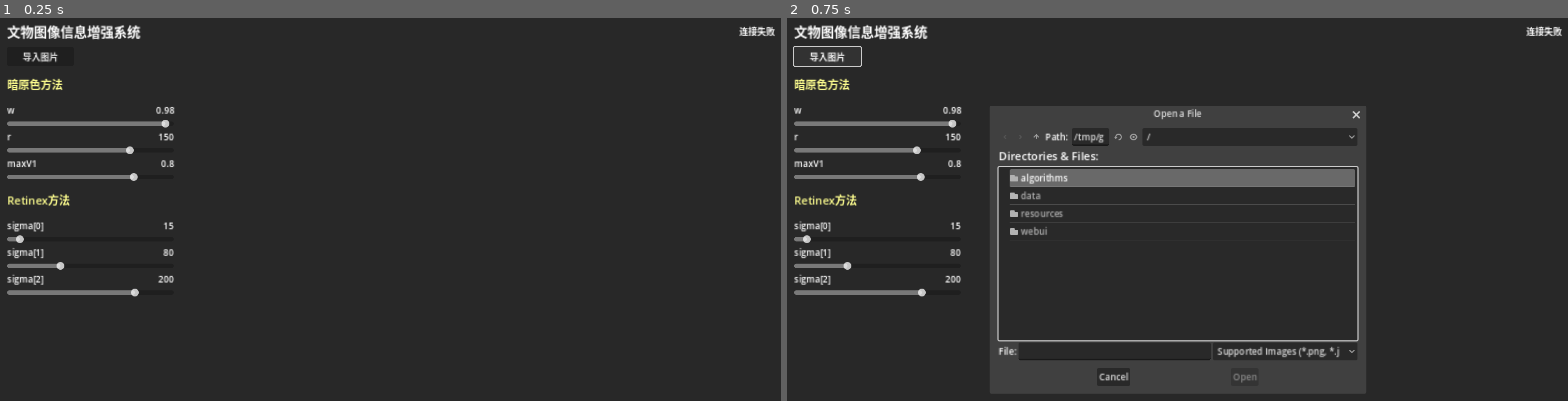
Above: before the commit, frames 1-2 (left to right).
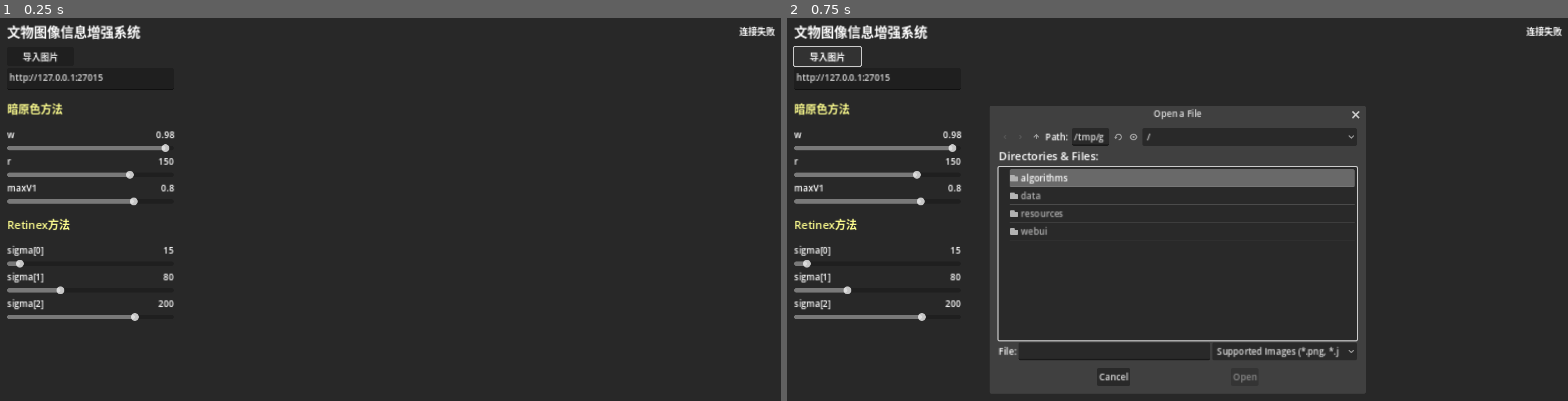
Above: after the commit, the same moments.

Repository: MrBBBaiXue/CVLightpass
Game: Godot game, scene res://main.tscn
Same seed, same stepped clock (60 frames per second), same inputs: the game is played once before the commit and once after it.
Inputs:
- Up to frame 1 (0.25 s): no input
- Up to frame 2 (0.75 s): click "导入图片" at 0.5 s

The runs differ from the first frame. In frame 1, 2.8% of the frame differs, in the area x 0-23%, y 14-80%; in frame 2, 3.1%, in the area x 0-74%, y 14-90%.

Commit message:
finish remote access

Diff:
--- a/global.gd
+++ b/global.gd
@@ -9,9 +9,9 @@
 var sigma = []
 
 var imagelist : Node = null
+var serverAddress : Node = null
 @onready var image_scene = preload("res://image.tscn")
 
-const api = "http://127.0.0.1:27015"
 
 func add_image(path) -> void:
 	# Init image node.
@@ -61,7 +61,7 @@
 			var response = body.get_string_from_utf8()
 			print(response)
 		)
-	var error = request.request_raw(api + ('/api/upload?id=%s' % id), headers, HTTPClient.METHOD_POST, body)
+	var error = request.request_raw(serverAddress.text + ('/api/upload?id=%s' % id), headers, HTTPClient.METHOD_POST, body)
 	if error != OK:
 		push_error(error)
 	pass
@@ -74,7 +74,7 @@
 		print(response)
 		download_image(response["id"])
 		)
-	var url = Global.api + ("/api/process?id=%s&method=%s" % [id, method])
+	var url = serverAddress.text + ("/api/process?id=%s&method=%s" % [id, method])
 	# Pass params in body
 	var body = ""
 	if method == "darkbasc":
@@ -101,7 +101,7 @@
 			push_error("Cannot load image.")
 		add_image_from_img(id, image)
 		)
-	var url = Global.api + ("/api/image?id=%s" % id)
+	var url = serverAddress.text + ("/api/image?id=%s" % id)
 	var error = img_request.request(url)
 	if error != OK:
 		push_error(error)
--- a/main.gd
+++ b/main.gd
@@ -24,6 +24,7 @@
 	_update_params()
 	# Register Image list node
 	Global.imagelist = %ImageList
+	Global.serverAddress = %ServerAddress
 	# Check backend status
 	var test_request = HTTPRequest.new()
 	add_child(test_request)
@@ -36,7 +37,7 @@
 			%ServerStatus.text = "连接失败"
 		test_request.queue_free()
 		)
-	var error = test_request.request(Global.api + "/api/ping")
+	var error = test_request.request(Global.serverAddress.text + "/api/ping")
 	print(error)
 	if error != OK:
 		push_error(error)
--- a/main.tscn
+++ b/main.tscn
@@ -61,6 +61,12 @@
 size_flags_horizontal = 0
 text = "导入图片"
 
+[node name="ServerAddress" type="TextEdit" parent="MainContainer/BodyContainer/PanelContainer"]
+unique_name_in_owner = true
+custom_minimum_size = Vector2(200, 40)
+layout_mode = 2
+text = "http://127.0.0.1:27015"
+
 [node name="MethodDarkContainer" type="VBoxContainer" parent="MainContainer/BodyContainer/PanelContainer"]
 unique_name_in_owner = true
 layout_mode = 2
